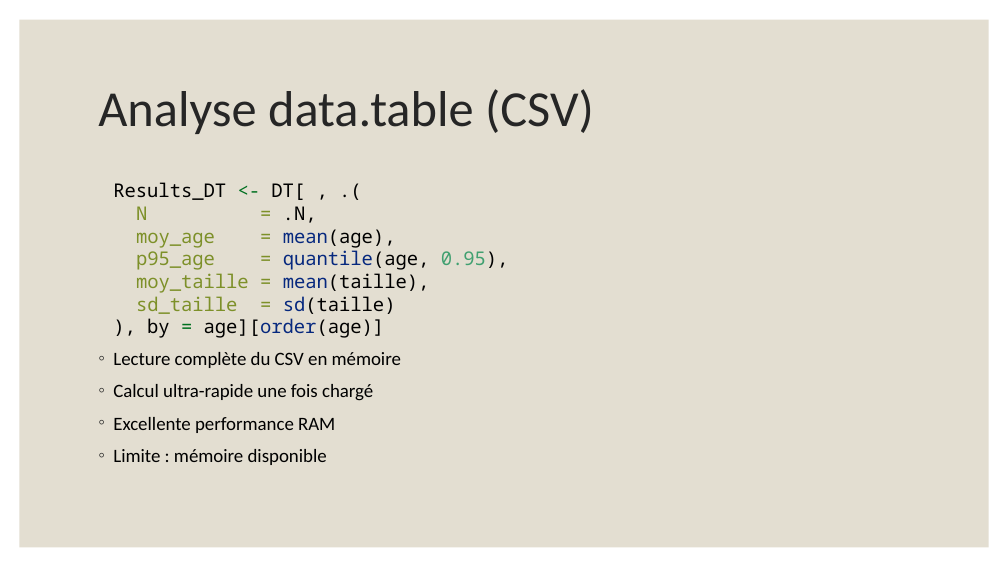
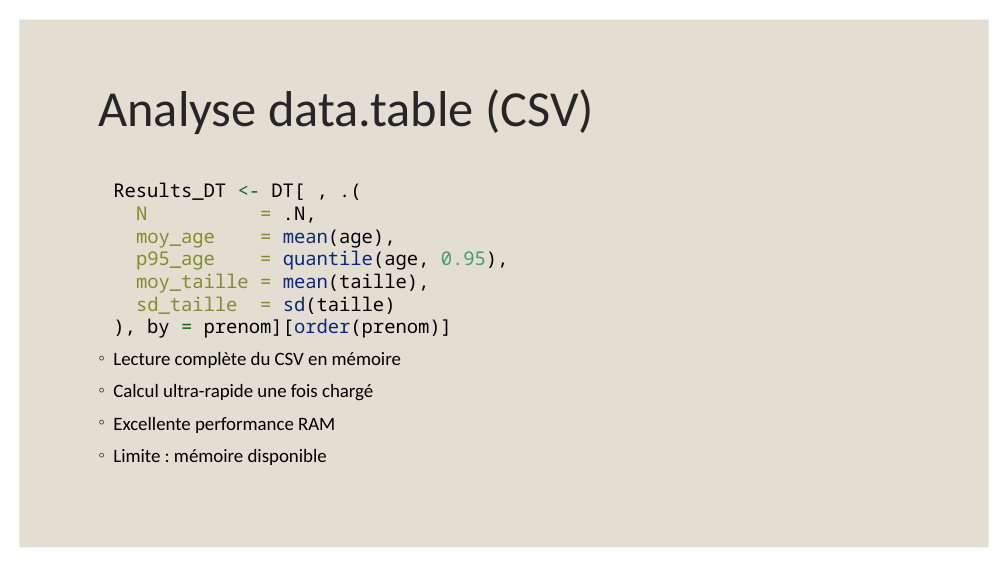
Before and after one commit to ISPF/100millions, a slide deck: slide 7 of presentation.pptx. Drawn at 1008x567 pixels with LibreOffice and Linux fonts; fonts in the diff are those of the drawing. Boxes give left, top, right and bottom in pixels: in the first picture for what was removed or moved away, otherwise in the second. Text is boxed around its words. In the diff, an @@ line names an element or a change of style, - is before the commit and + after.

```diff
--- a/presentation.pptx
+++ b/presentation.pptx
@@ text at <box>113,182,509,338</box>: text changed @@
-Results_DT <- DT[ , .(
-N = .N,
-moy_age = mean(age),
-p95_age = quantile(age, 0.95),
-moy_taille = mean(taille),
-sd_taille = sd(taille)
-), by = age][order(age)]
+Results_DT <- DT[ , .(
+N = .N,
+moy_age = mean(age),
+p95_age = quantile(age, 0.95),
+moy_taille = mean(taille),
+sd_taille = sd(taille)
+), by = prenom][order(prenom)]
```
Also in this commit, not shown: 1 other slide changed, 4 other files.
